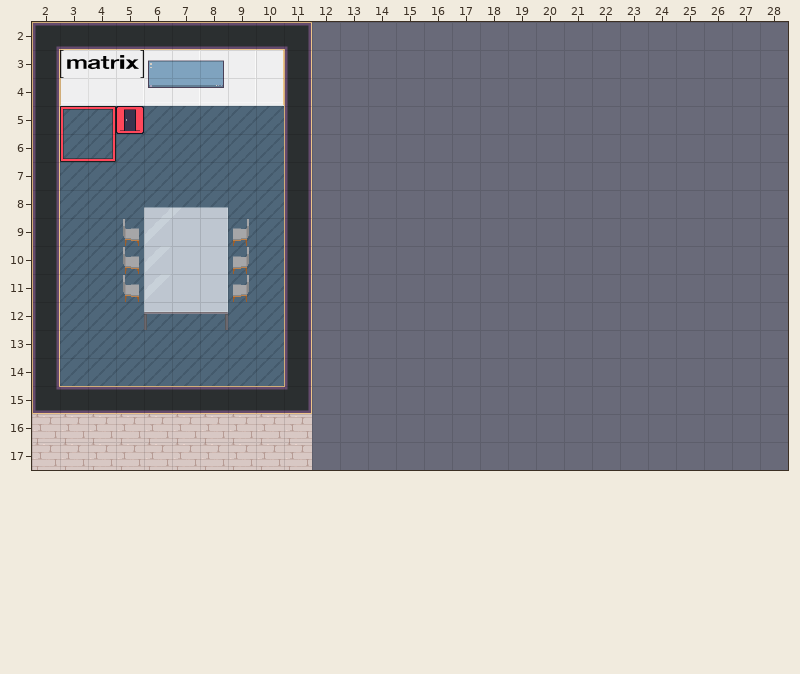
One commit to this Tiled map (JSON): level_element.tmj. The first picture shows the starting point.
Cells are 32x32 px. Shown: x 2..28, y 2..17. The old version is drawn lined up with the new one.
And afterwards:
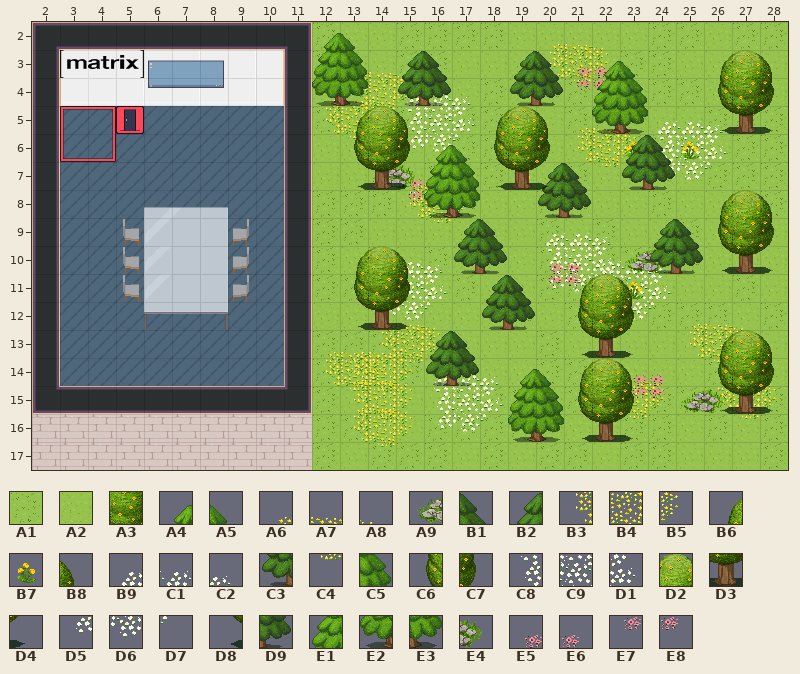
Key: from "Chunk 1": A1 32, A2 33, A3 34, A4 35, A5 36, A6 37, A7 38, A8 39, A9 40, B1 41, B2 42, B3 43, B4 44, B5 45, B6 46, B7 47, B8 48, B9 49, C1 50, C2 51, C3 52, C4 54, C5 56, C6 57, C7 58, C8 59, C9 60, D1 61, D2 62, D3 63, D4 64, D5 65, D6 66, D7 67, D8 68, D9 69, E1 70, E2 71, E3 72, E4 73, E5 74, E6 75, E7 76, E8 77.
__ is an empty cell.
Tiles of an added or newly shown layer are drawn over the layers below it.
What changed:
Changed rows in their new state; .. is an unchanged cell.
map size 27x16 -> 31x20 cells (old content now starts at 2,2; both pictures use the new coordinates)
Layer "outdoorfloor_1" (added):
first column x 12:
 2 A1 A2 A2 A1 A1 A1 A1 A2 A2 A2 A2 A2 A1 A1 A2 A1 A1
 3 A1 A2 A2 A1 A1 A2 A2 A2 A2 A1 A2 A1 A1 A2 A2 A2 A2
 4 A2 A1 A2 A1 A2 A2 A1 A2 A1 A1 A1 A2 A1 A1 A2 A3 A2
 5 A1 A2 A2 A1 A1 A1 A1 A2 A2 A1 A1 A2 A2 A2 A1 A1 A1
 6 A2 A2 A3 A2 A2 A1 A1 A3 A2 A2 A2 A1 A1 A1 A2 A1 A1
 7 A2 A2 A1 A2 A1 A2 A1 A2 A2 A1 A2 A2 A1 A2 A1 A1 A1
 8 A1 A1 A1 A2 A2 A1 A2 A2 A1 A1 A2 A2 A1 A2 A2 A2 A1
 9 A1 A1 A2 A2 A2 A2 A2 A2 A1 A2 A1 A2 A2 A1 A2 A3 A2
10 A1 A2 A1 A2 A1 A2 A2 A2 A1 A2 A1 A1 A1 A1 A2 A2 A2
11 A1 A1 A3 A1 A2 A1 A2 A2 A1 A1 A1 A1 A2 A2 A2 A1 A2
12 A2 A2 A2 A2 A2 A2 A2 A1 A2 A1 A3 A2 A1 A1 A1 A2 A1
13 A1 A1 A1 A1 A2 A2 A2 A2 A1 A2 A2 A2 A2 A2 A1 A1 A2
14 A1 A1 A2 A1 A2 A2 A2 A2 A1 A1 A2 A2 A2 A2 A1 A3 A2
15 A1 A2 A2 A2 A2 A1 A1 A1 A2 A1 A3 A2 A1 A1 A1 A1 A1
16 A1 A1 A2 A2 A1 A1 A1 A1 A2 A2 A2 A1 A1 A2 A1 A2 A1
17 A1 A2 A1 A1 A1 A2 A1 A2 A1 A1 A2 A1 A1 A2 A2 A2 A1
Layer "outdoorfloor_2" (added):
first column x 12:
 2 A4 A5 .. .. .. .. .. .. A6 A7 A8 .. .. .. .. .. ..
 3 A9 A6 A7 A8 B1 .. .. B2 B3 B4 B5 A5 .. .. B6 B7 B8
 4 A6 A7 A8 B9 C1 C2 .. C3 .. C4 .. C5 .. .. C6 .. C7
 5 B3 B4 B5 C8 C9 D1 B6 D2 B8 A6 A7 A8 B9 C1 C2 D3 D4
 6 .. C4 .. D5 D6 D7 C6 .. C7 B3 B4 B5 C8 C9 D1 .. ..
 7 .. D8 A9 A6 A7 A8 D8 B7 B2 .. C4 .. D5 D6 D7 .. ..
 8 .. .. .. B3 B4 B5 .. .. C3 D9 .. .. .. .. B6 D2 B8
 9 .. .. .. .. C4 .. B1 .. B9 C1 C2 .. B2 B1 C6 .. C7
10 .. B6 B9 C1 C2 C3 D9 .. C8 C9 B9 C1 C2 D9 D8 D3 D4
11 .. C6 .. C9 D1 .. B2 B1 D5 D6 C8 C9 D1 .. .. .. ..
12 .. D8 D5 D6 D7 .. C3 D9 .. C6 .. D6 D7 A6 A7 A8 ..
13 A6 A6 A7 A8 B5 B1 .. .. .. D8 D3 D4 .. B3 B4 B5 B8
14 B3 B3 B4 B5 B9 C1 C2 A4 A5 B6 A6 A7 A8 .. C4 .. A8
15 .. .. C4 .. C8 C9 D1 E1 C5 C6 .. B4 B5 A9 B3 B4 B5
16 .. B3 B4 B5 D5 D6 D7 E2 E3 D8 .. C4 .. .. .. C4 ..
17 .. .. C4 .. .. .. .. .. .. .. .. .. .. .. .. .. ..
Layer "outdoorfloor_3" (added):
first column x 12:
 3 E1 E4 .. B2 .. .. .. .. B1 E5 E6 .. .. .. .. D2 ..
 4 E2 B3 B4 B5 D9 .. .. .. D9 E7 E8 .. .. .. .. .. ..
 5 .. .. C4 .. .. .. .. .. .. .. E2 E3 .. .. D8 .. ..
 6 .. C6 .. C7 A4 A5 .. .. .. .. .. B7 B1 B7 .. .. ..
 7 .. .. D3 E5 E6 C5 .. D3 D4 B1 .. C3 D9 .. .. .. ..
 8 .. .. .. E7 E8 E3 .. .. .. .. .. .. .. .. .. .. ..
 9 .. .. .. .. .. B2 .. .. .. .. .. .. .. .. .. .. ..
10 .. .. D2 B8 .. .. .. .. E5 E6 D1 A9 E4 .. .. .. ..
11 .. .. .. C7 .. .. .. .. E7 E8 D7 B7 .. .. .. .. ..
12 .. .. A6 A7 A8 .. .. .. .. .. .. C7 .. .. .. .. ..
13 .. A7 A8 B4 B2 .. .. .. .. .. .. .. .. .. B6 D2 ..
14 .. A6 A7 A8 .. D9 .. .. .. .. D2 E5 E6 .. A6 .. C7
15 .. A6 A7 A8 .. .. .. .. .. .. .. E7 E8 .. E4 D3 D4
16 .. .. C4 .. .. .. .. .. .. .. D3 D4 .. .. .. .. ..
Layer "outdoorfloor_4" (added):
first column x 13:
 3 C5 .. .. .. .. .. .. .. .. A4 .. .. .. ..
 4 E3 .. C3 .. .. .. .. .. .. E1 .. .. .. ..
 5 B6 D2 B8 .. .. .. .. .. .. .. .. .. .. ..
 6 .. .. .. .. .. .. .. .. .. .. B2 .. .. ..
 7 .. .. E4 E1 .. .. .. .. .. .. .. .. .. ..
 8 .. .. .. E2 .. .. .. .. .. .. .. .. .. ..
10 .. .. .. .. .. .. .. .. .. .. .. C3 .. ..
11 .. .. .. .. .. .. .. .. B6 D2 B8 .. .. ..
12 .. D3 D4 .. .. .. .. .. .. .. .. .. .. ..
13 .. B3 .. .. .. .. .. .. .. .. .. .. .. ..
14 B4 B5 C4 C3 .. .. .. .. .. .. B8 .. .. C6
15 B3 B4 B5 .. .. .. .. .. .. .. C7 .. .. D8
Layer "outdoorfloor_5" (added):
first column x 15:
 7 D4
first column x 13:
15 C4
Changed places in both pictures, as pixel boxes (x1, y1, x2, y2):
added: (312, 22, 788, 470)
